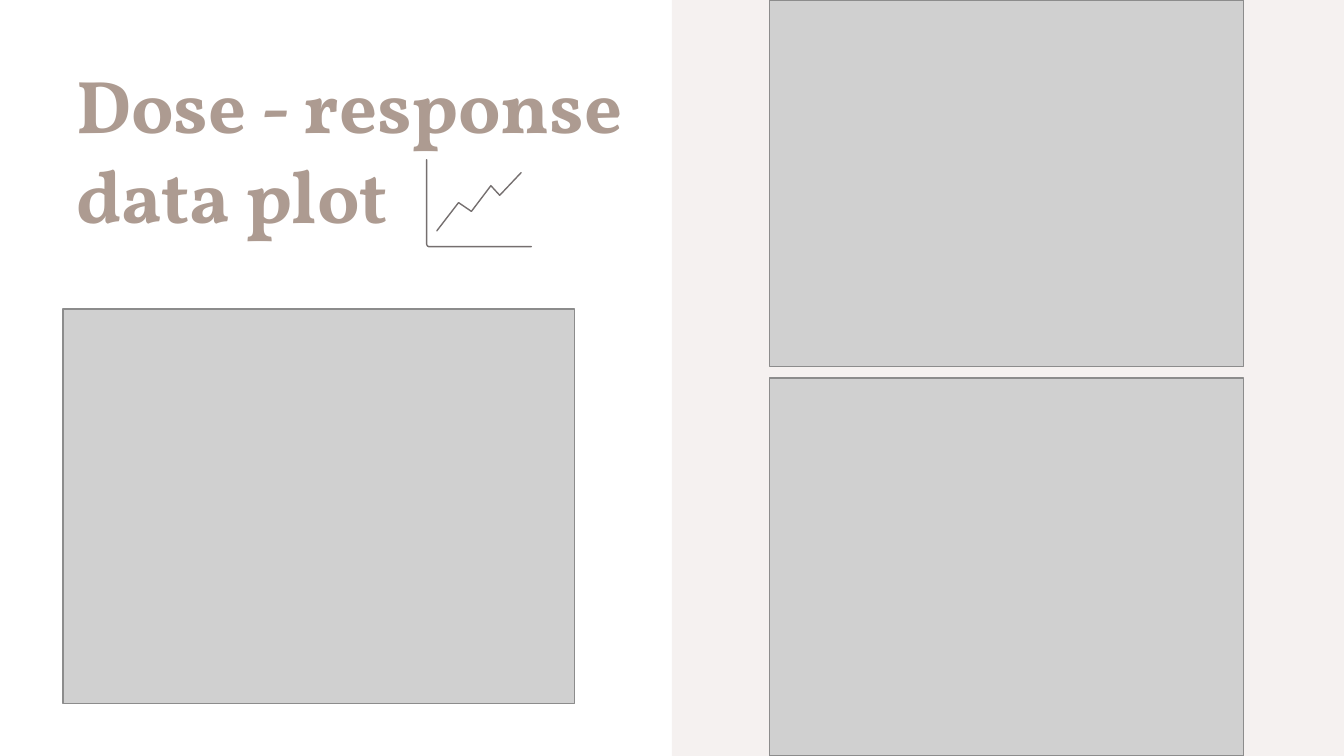
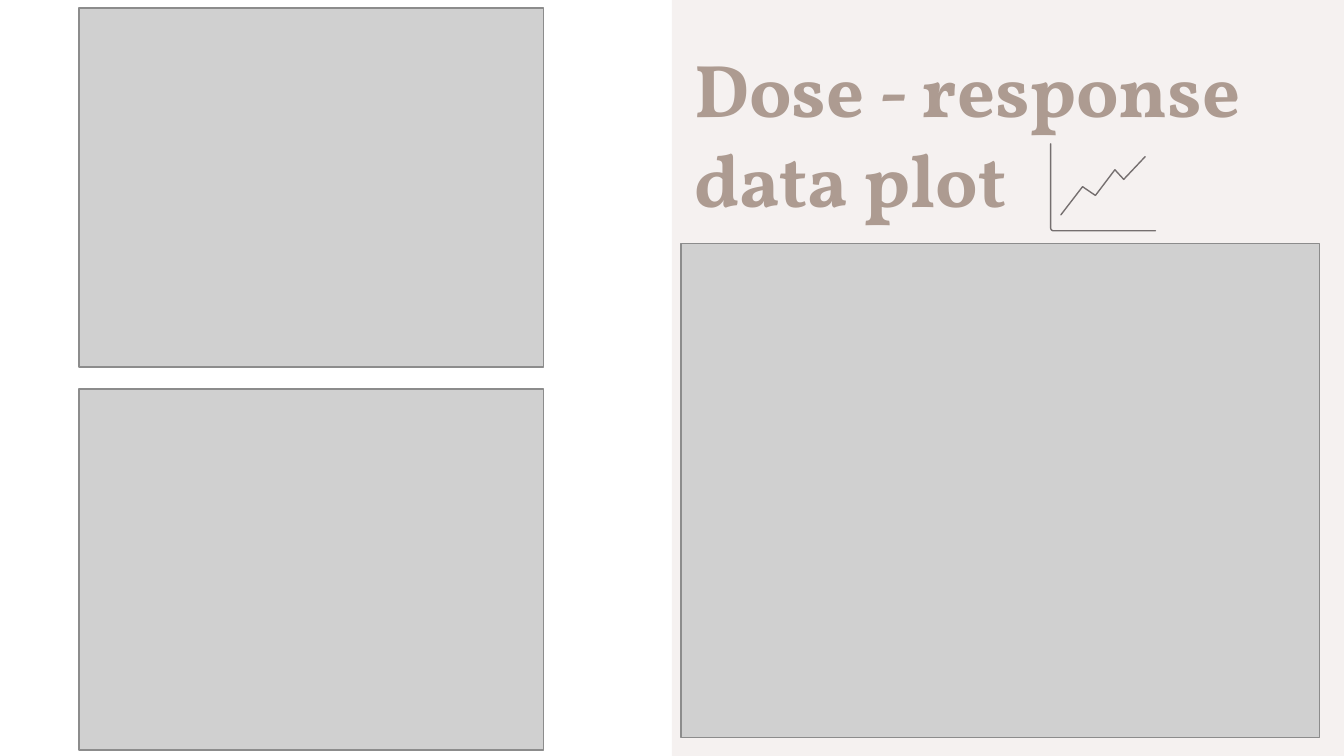
Before and after one commit to domenico-rgs/EFSA-Project, a slide deck: slide 4 of Presentation.pptx. Drawn at 1344x756 pixels with LibreOffice and Linux fonts; fonts in the diff are those of the drawing; grey boxes stand for pictures. Boxes give left, top, right and bottom in pixels: in the first picture for what was removed or moved away, otherwise in the second. Text is boxed around its words. In the diff, an @@ line names an element or a change of style, - is before the commit and + after.

```diff
--- a/Presentation.pptx
+++ b/Presentation.pptx
@@ picture added at bbox=[79, 8, 544, 367] @@
@@ picture removed at bbox=[770, 0, 1245, 367] @@
@@ text "Dose - response data plot": place and size @@
-text "Dose - response data plot" at bbox=[76, 82, 622, 241]
+text "Dose - response data plot" at bbox=[694, 66, 1240, 225]
@@ freeform shape: place and size @@
-freeform shape at bbox=[426, 160, 531, 247]
+freeform shape at bbox=[1051, 144, 1156, 231]
@@ freeform shape: place and size @@
-freeform shape at bbox=[437, 172, 521, 230]
+freeform shape at bbox=[1060, 157, 1145, 215]
@@ picture: place and size @@
-picture at bbox=[770, 378, 1245, 755]
+picture at bbox=[681, 243, 1320, 738]
@@ picture: place and size @@
-picture at bbox=[63, 309, 574, 704]
+picture at bbox=[79, 390, 544, 751]
```
Also in this commit, not shown: 4 other slides changed, 5 other files.
